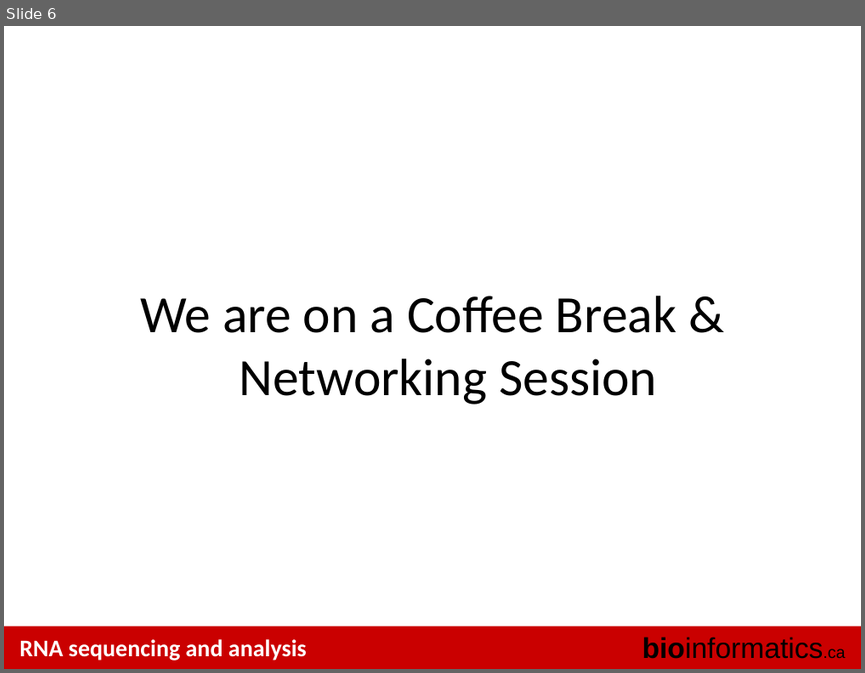
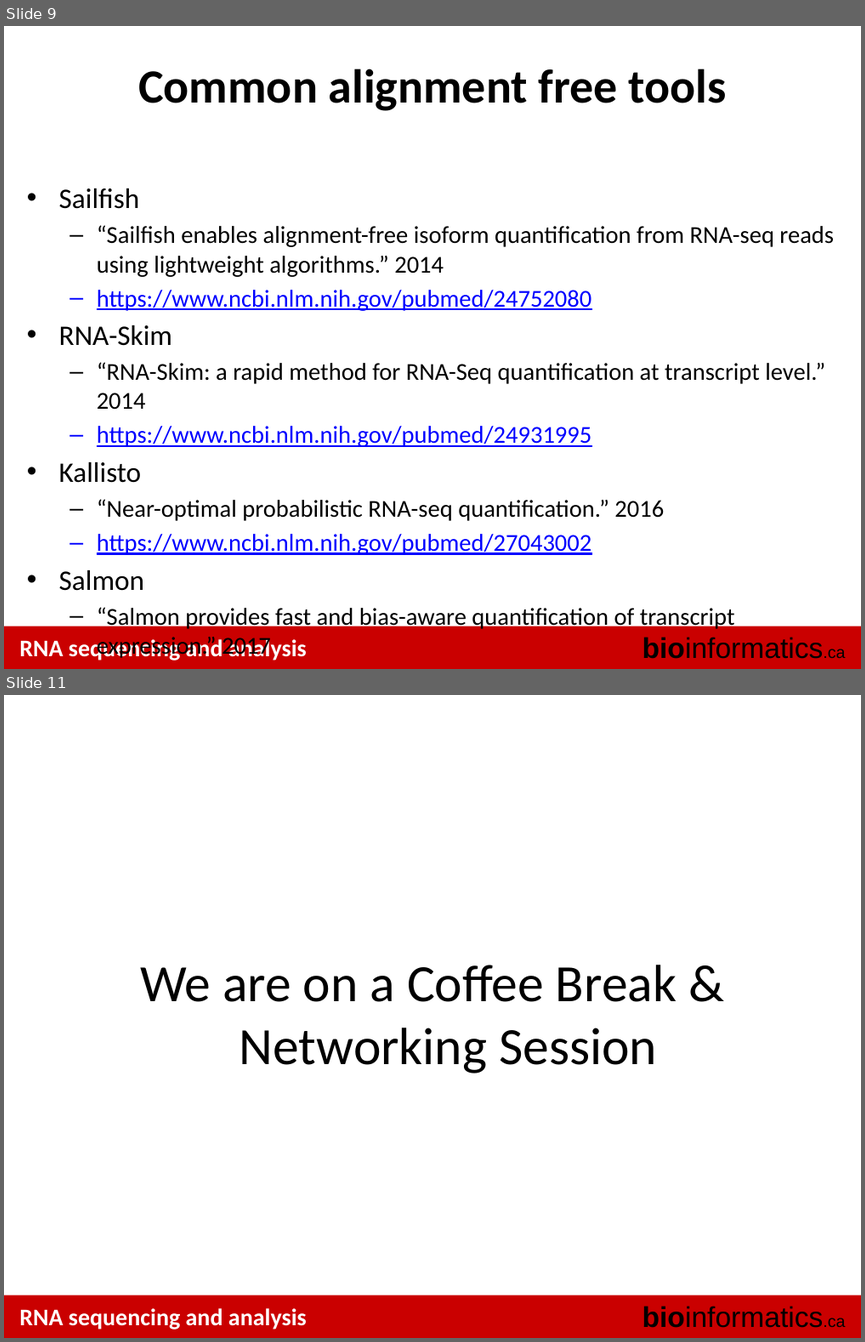
Before and after one commit to griffithlab/rnaseq_tutorial_wiki, a slide deck: LectureFiles/cbw/2018/RNASeq_Module4_Lecture.pptx. Shown one above the other, each under a label of ours: slide 6 before the commit, slides 9 and 11 after it; the slides between them are not shown. The pictures are 865x673 and 865x1342 pixels, drawn with LibreOffice and Linux fonts; fonts in the diff are those of the drawing. Boxes give left, top, right and bottom in pixels: in the first picture for what was removed or moved away, otherwise in the second. Text is boxed around its words. In the diff, an @@ line names an element or a change of style, - is before the commit and + after.

Commit message:
update module 4 on alignment free methods

```diff
--- a/LectureFiles/cbw/2018/RNASeq_Module4_Lecture.pptx
+++ b/LectureFiles/cbw/2018/RNASeq_Module4_Lecture.pptx
@@ slide 9 added at [4,26,861,669], background #FFFFFF; not listed: 3 template elements that a slide beside it also shows @@
@@ title added at [138,68,726,111], 40 pt, text #000000, bold @@
+Common alignment free tools
@@ text added at [59,188,834,630], 20.4 pt, text #000000 @@
+• Sailfish
+  – “Sailfish enables alignment-free isoform quantification from RNA-seq reads using lightweight algorithms.” 2014
+  – https://www.ncbi.nlm.nih.gov/pubmed/24752080
+• RNA-Skim
+  – “RNA-Skim: a rapid method for RNA-Seq quantification at transcript level.” 2014
+  – https://www.ncbi.nlm.nih.gov/pubmed/24931995
+• Kallisto
+  – “Near-optimal probabilistic RNA-seq quantification.” 2016
+  – https://www.ncbi.nlm.nih.gov/pubmed/27043002
+• Salmon
+  – “Salmon provides fast and bias-aware quantification of transcript expression.” 2017
+  – https://www.ncbi.nlm.nih.gov/pubmed/28263959
@@ what was slide 6 is now slide 11 @@
```
Also in this commit, not shown: 1 slide changed, 4 other slides added, 1 other file.
